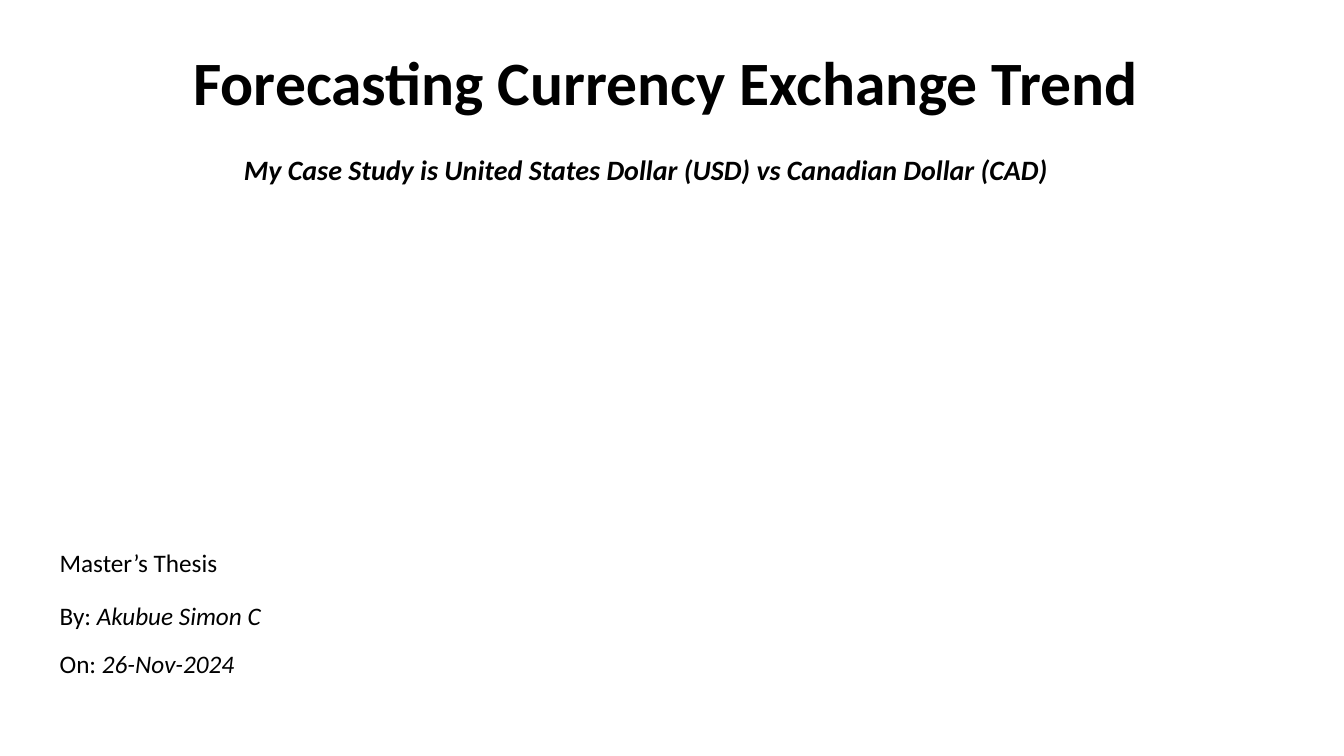
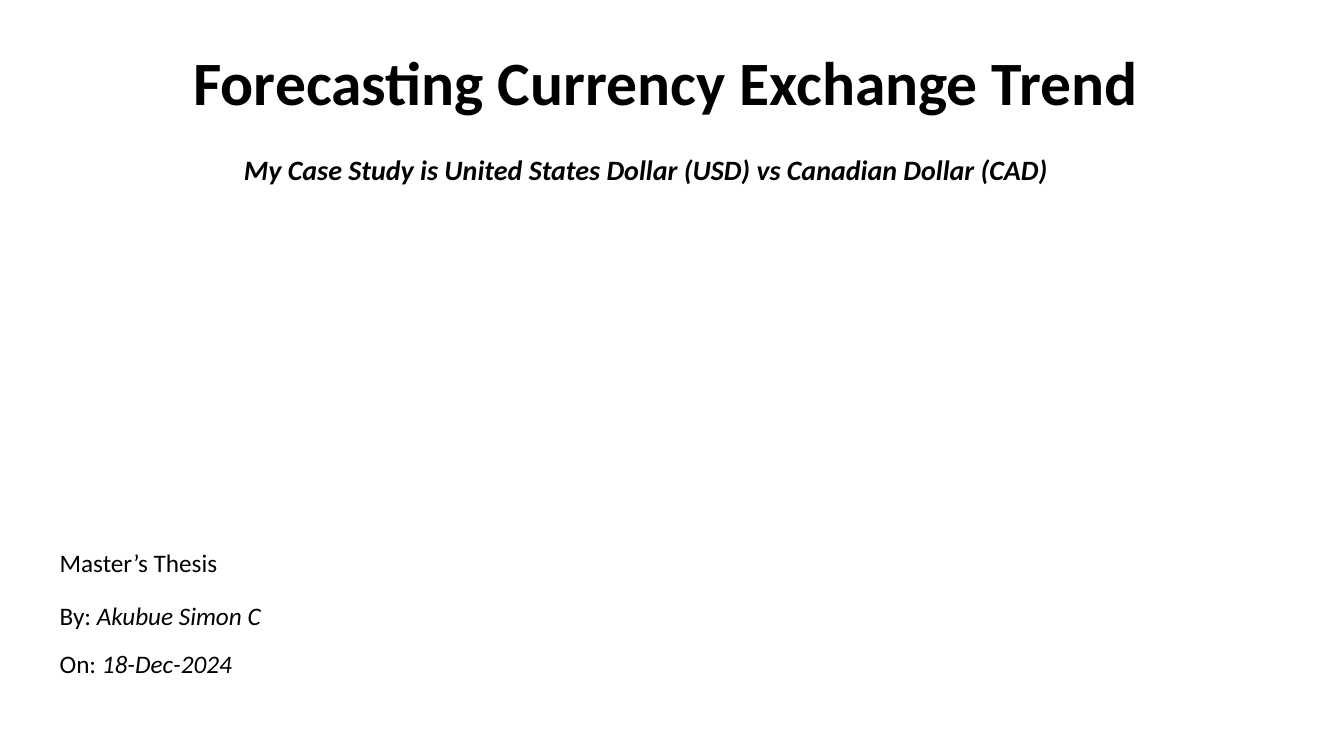
Before and after one commit to Akubue4U/PyProjects, a slide deck: slide 1 of MyBDAThesis/Akubue Simon - Thesis Presentation.pptx. Drawn at 1344x756 pixels with LibreOffice and Linux fonts; fonts in the diff are those of the drawing. Boxes give left, top, right and bottom in pixels: in the first picture for what was removed or moved away, otherwise in the second. Text is boxed around its words. In the diff, an @@ line names an element or a change of style, - is before the commit and + after.

```diff
--- a/MyBDAThesis/Akubue Simon - Thesis Presentation.pptx
+++ b/MyBDAThesis/Akubue Simon - Thesis Presentation.pptx
@@ text at (60,655,232,674): text changed @@
-On: 26-Nov-2024
+On: 18-Dec-2024
```
Also in this commit, not shown: 7 other slides changed, 4 slides added, 1 other file.
